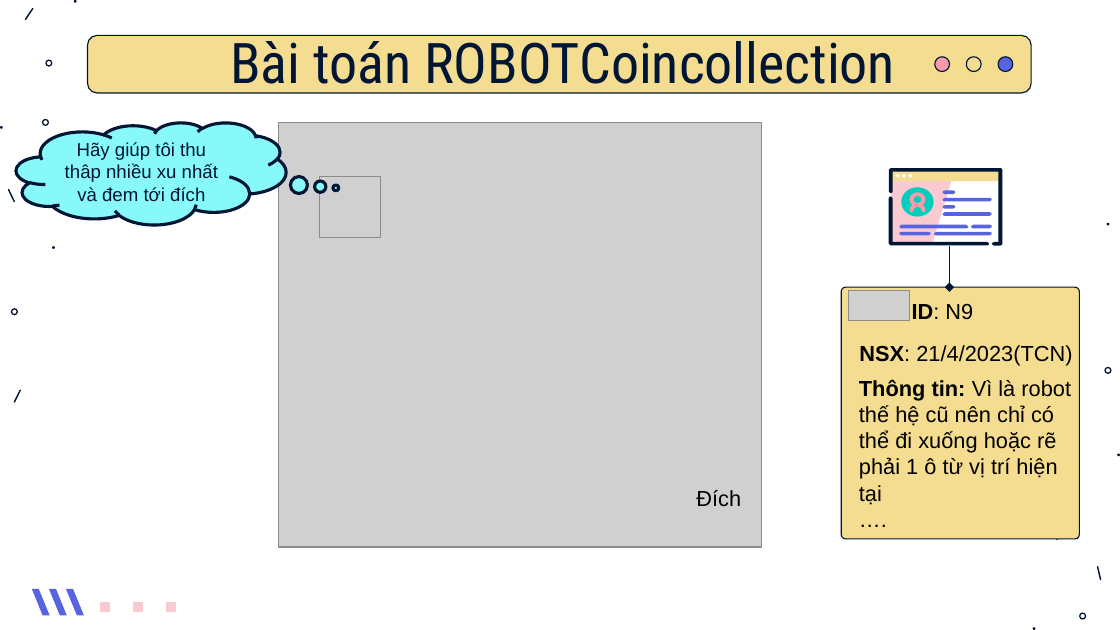
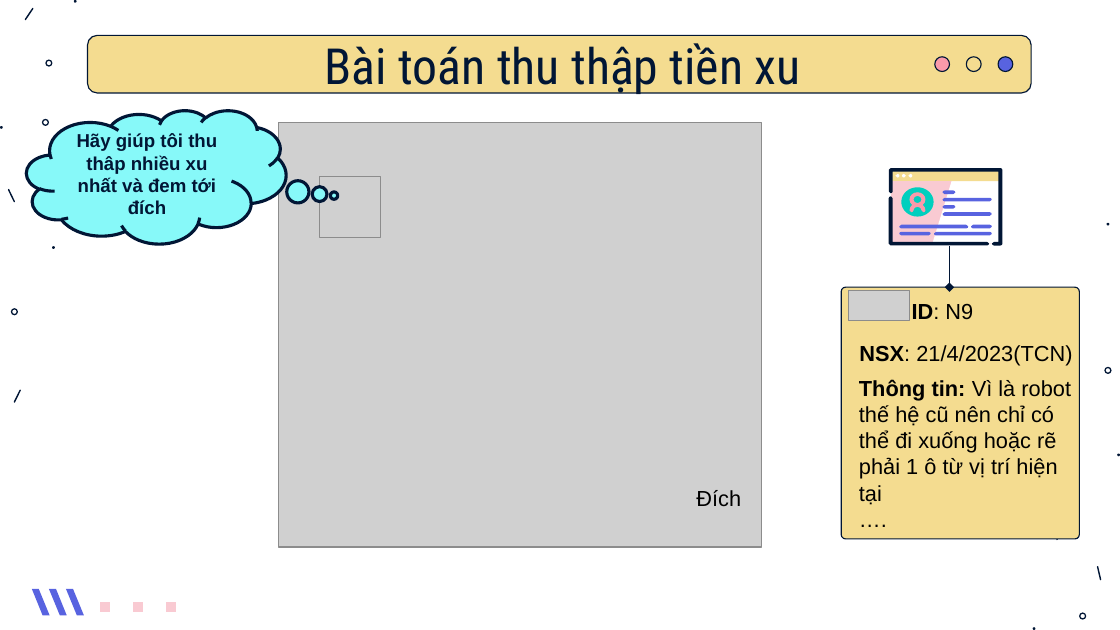
Before and after one commit to Tox1cCoder/CS112, a slide deck: slide 24 of Slide.pptx (slide 23 before the commit). Drawn at 1120x630 pixels with LibreOffice and Linux fonts; fonts in the diff are those of the drawing; grey boxes stand for pictures. Boxes give left, top, right and bottom in pixels: in the first picture for what was removed or moved away, otherwise in the second. Text is boxed around its words. In the diff, an @@ line names an element or a change of style, - is before the commit and + after.

```diff
--- a/Slide.pptx
+++ b/Slide.pptx
@@ text at (x1=325, y1=43, x2=801, y2=97): text changed; size 36 to 32 pt @@
-Bài toán ROBOTCoincollection
+Bài toán thu thập tiền xu
@@ thought cloud "Hãy giúp tôi thu thâp ..." resized from (x1=17, y1=122, x2=287, y2=224) to (x1=27, y1=110, x2=287, y2=243) @@
@@ thought cloud "Hãy giúp tôi thu thâp ..." at (x1=27, y1=110, x2=287, y2=243): bold on @@
```
Also in this commit, not shown: 24 other slides changed, 4 slides added, 1 other file.
